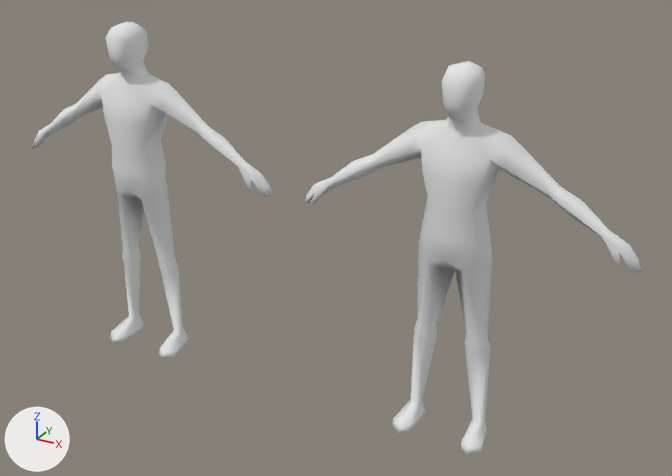
The Blender file Base Humanoid Mesh/Humanoid.blend as it was, and as the next commit left it.
Both versions are drawn from a 50 mm camera at (3.17, -3.62, 2.68) aimed at (1.25, -0.13, 0.93). Every picture has the same lights, and +X, +Y and +Z are marked at lower left.

Script lines for the objects in view, before the commit:
```python
me_humanoidbase_notoverlapping = bpy.data.meshes.new('HumanoidBase_NotOverlapping')
me_humanoidbase_notoverlapping.from_pydata(...)  # 203 vertices, 246 faces; spans x -0.81..0.81, y -0.18..0.11, z 0.0..1.8
me_humanoidbase_notoverlapping.materials.append(mat_humanoid_notoverlapping)  # its picture is missing
me_humanoidbase_overlapping = bpy.data.meshes.new('HumanoidBase_Overlapping')
me_humanoidbase_overlapping.from_pydata(...)  # 203 vertices, 246 faces; spans x -0.81..0.81, y -0.18..0.11, z 0.0..1.8
me_humanoidbase_overlapping.materials.append(mat_humanoid_overlapping)  # its picture is missing
ob_humanoidbase_notoverlapping = bpy.data.objects.new('HumanoidBase_NotOverlapping', me_humanoidbase_notoverlapping)
ob_humanoidbase_notoverlapping.location = (0.002, 0.0, 0.0)
ob_humanoidbase_overlapping = bpy.data.objects.new('HumanoidBase_Overlapping', me_humanoidbase_overlapping)
ob_humanoidbase_overlapping.location = (1.799, 0.0, 0.0)
```
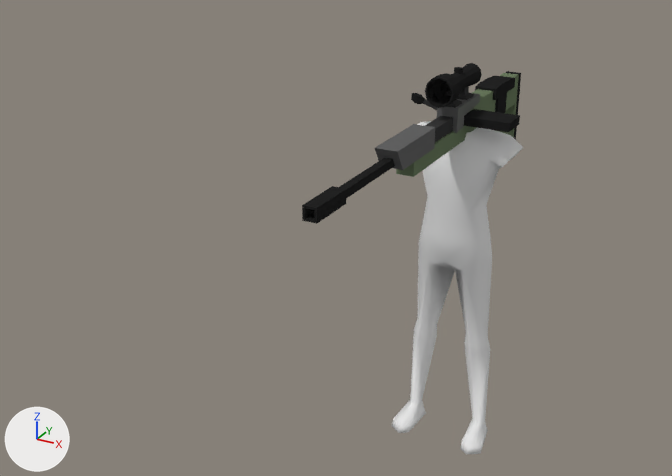
The change, as a list of edits to the scene's bpy script:
```text
Add img_sniper_pallet_png_001:
    img_sniper_pallet_png_001 = load_image('Sniper_Pallet.png.001', '../Sniper_Pallet.png', 8, 4, 'Non-Color')
Add img_sniper_pallet_png:
    img_sniper_pallet_png = load_image('Sniper_Pallet.png', '../Sniper_Pallet.png', 8, 4, 'sRGB')
Add mat_body:
    mat_body = bpy.data.materials.new('Body')
    # uses the picture img_sniper_pallet_png
    # uses the picture img_sniper_pallet_png_001
Add mat_lens:
    mat_lens = principled_material('Lens')
    mat_lens.base_color = (0.8, 0.8, 0.8)  # white #e7e7e7
    mat_lens.roughness = 0.69
    mat_lens.alpha = 0.0
    mat_lens.specular_ior_level = 0.0
Change me_humanoidbase_overlapping:
    used by ob_humanoidbase_overlapping; location = (1.799, 0.0, 0.0)
    remove me_humanoidbase_overlapping.from_pydata(...)  # 203 vertices, 246 faces; spans x -0.81..0.81, y -0.18..0.11, z 0.0..1.8
    add me_humanoidbase_overlapping.from_pydata(...)  # 108 vertices, 120 faces; spans x -0.26..0.26, y -0.18..0.11, z 0.0..1.53
    me_humanoidbase_overlapping part 1
    95 vertices are removed from x -0.81..0.81, y -0.13..0.07, z 1.01..1.8
    126 faces are deleted
Add me_cube_003:
    me_cube_003.from_pydata(...)  # 150 vertices, 151 faces; spans x -5.58..2.54, y -1.22..1.2, z -2.33..1.08
    me_cube_003.materials.append(mat_body)
Add me_cube_008:
    me_cube_008.from_pydata(...)  # 32 vertices, 30 faces; spans x -0.04..0.16, y 0.0..4.97, z -0.09..0.61
    me_cube_008.materials.append(mat_body)
Add me_cube_002:
    me_cube_002.from_pydata(...)  # 52 vertices, 48 faces; spans x -4.34..4.68, y -1.13..1.13, z -0.36..0.59
    me_cube_002.materials.append(mat_body)
Add me_cube_001:
    me_cube_001.from_pydata(...)  # 56 vertices, 48 faces; spans x -0.34..0.51, y -4.39..0.76, z -0.17..0.17
    me_cube_001.materials.append(mat_body)
Add me_cube_005:
    me_cube_005.from_pydata(...)  # 176 vertices, 161 faces; spans x -1.36..0.98, y -1.5..1.5, z -0.02..1.33
    me_cube_005.materials.append(mat_body)
Add me_cube_009:
    me_cube_009.from_pydata(...)  # 24 vertices, 2 faces; spans x -2.04..0.0, y -1.45..1.44, z -0.55..0.53
    me_cube_009.materials.append(mat_lens)  # white #e7e7e7
Remove ob_humanoidbase_notoverlapping:
    ob_humanoidbase_notoverlapping = bpy.data.objects.new('HumanoidBase_NotOverlapping', me_humanoidbase_notoverlapping)
    ob_humanoidbase_notoverlapping.location = (0.002, 0.0, 0.0)
Add ob_body:
    ob_body = bpy.data.objects.new('Body', me_cube_003)
    ob_body.location = (1.801, 0.245, 1.521)
    ob_body.rotation_euler = (0.0, 0.0, 1.571)  # degrees (0, 0, 90)
    ob_body.scale = (0.15, 0.04, 0.11)
Add ob_stick:
    ob_stick = bpy.data.objects.new('Stick', me_cube_008)
    ob_stick.parent = ob_body
    ob_stick.location = (-1.954, 0.712, 0.504)
Add ob_upper_body:
    ob_upper_body = bpy.data.objects.new('Upper_Body', me_cube_002)
    ob_upper_body.parent = ob_body
    ob_upper_body.location = (-5.96, -0.00927, 0.586)
Add ob_magazine:
    ob_magazine = bpy.data.objects.new('Magazine', me_cube_001)
    ob_magazine.parent = ob_body
    ob_magazine.location = (-2.069, -1.573, 0.508)
Add ob_scope:
    ob_scope = bpy.data.objects.new('Scope', me_cube_005)
    ob_scope.parent = ob_body
    ob_scope.location = (-2.223, 0.00432, 1.146)
Add ob_lens:
    ob_lens = bpy.data.objects.new('Lens', me_cube_009)
    ob_lens.parent = ob_scope
    ob_lens.location = (0.815, 0.000779, 0.78)
```

What differs and where, as boxes [x1, y1, x2, y2] in the pictures (672 x 476 px):
'HumanoidBase_Overlapping', reshaped (61% narrower, 15% shorter): before [304, 61, 641, 454]; after [391, 121, 523, 454]
'HumanoidBase_NotOverlapping', deleted: before [31, 22, 272, 358]
'Upper_Body', added: after [302, 93, 480, 224]
'Body', added: after [396, 71, 521, 177]
'Scope', added: after [425, 63, 482, 108]
'Magazine', added: after [463, 109, 520, 132]
'Lens', added: after [428, 79, 451, 105]
'Stick', added: after [411, 93, 437, 111]
part 1 of me_humanoidbase_overlapping, deleted: before [304, 61, 641, 273]
